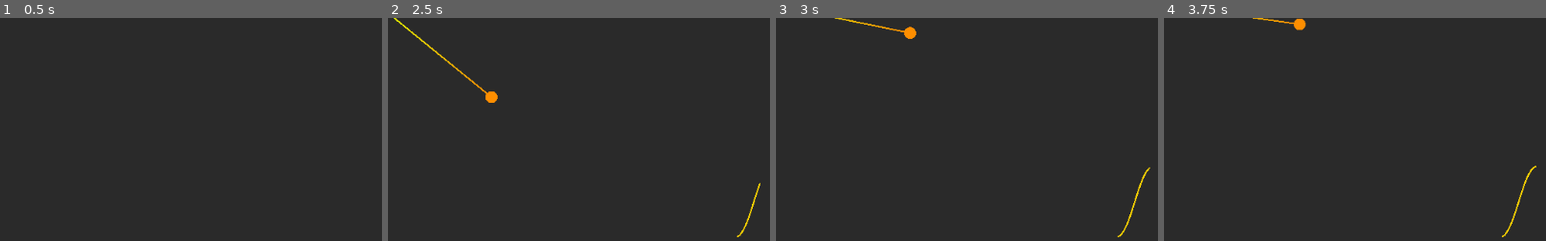
Above: before the commit, frames 1-4 (left to right).
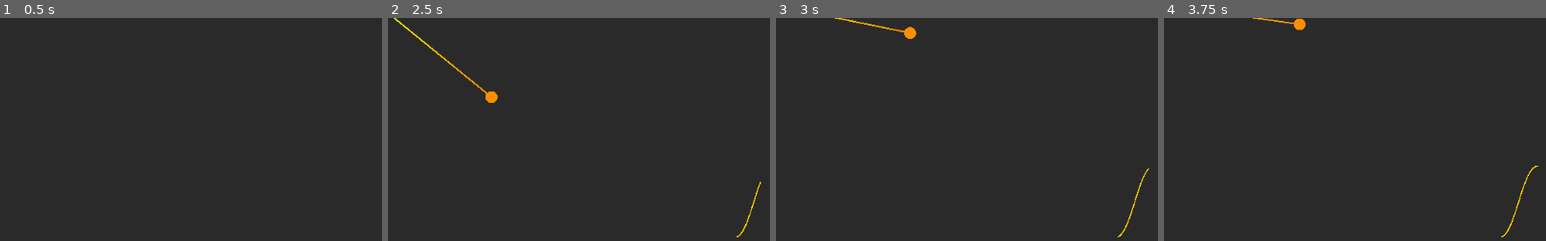
Above: after the commit, the same moments.

Repository: NuclearPhoenixx/Physics-Pendulum
Game: Godot game, scene res://scene/main.tscn
Two runs of this game, one before a commit and one after it. Both use one fixed random seed, a clock stepped at 60 frames per second and the inputs below.
Inputs:
- Up to frame 1 (0.5 s): no input
- Up to frame 2 (2.5 s): click "START" at 0.5 s; click "STOP" at 1.25 s; click "START" at 2 s
- Up to frame 3 (3 s): click "STOP" at 2.75 s
- Up to frame 4 (3.75 s): click "START" at 3.5 s
The pictures show only the part of the screen within x 50-100%, y 50-100%; the shares and areas given below are measured in that part.

Frame 1 is identical in both runs. In frame 2, less than 0.1% of the frame differs, in the area x 91-98%, y 73-99%; in frame 3, less than 0.1%, in the area x 89-98%, y 66-99%; in frame 4, less than 0.1%.

Commit message:
misc graph update

Diff:
--- a/project.godot
+++ b/project.godot
@@ -19,6 +19,10 @@
 run/main_scene="res://scene/main.tscn"
 config/icon="res://icon.png"
 
+[debug]
+
+gdscript/warnings/unused_argument=false
+
 [display]
 
 window/dpi/allow_hidpi=true
--- a/scene/main.tscn
+++ b/scene/main.tscn
@@ -55,7 +55,7 @@
 margin_bottom = 68.0
 
 [node name="Time" type="Label" parent="StatHUD"]
-margin_right = 63.0
+margin_right = 59.0
 margin_bottom = 14.0
 text = "Time: 0 s"
 script = ExtResource( 3 )
@@ -63,7 +63,7 @@
 [node name="Angle" type="Label" parent="StatHUD"]
 pause_mode = 2
 margin_top = 18.0
-margin_right = 63.0
+margin_right = 59.0
 margin_bottom = 32.0
 text = "phi"
 script = ExtResource( 4 )
@@ -71,7 +71,7 @@
 [node name="Velocity" type="Label" parent="StatHUD"]
 pause_mode = 2
 margin_top = 36.0
-margin_right = 63.0
+margin_right = 59.0
 margin_bottom = 50.0
 text = "v"
 script = ExtResource( 5 )
@@ -79,7 +79,7 @@
 [node name="AngularV" type="Label" parent="StatHUD"]
 pause_mode = 2
 margin_top = 54.0
-margin_right = 63.0
+margin_right = 59.0
 margin_bottom = 68.0
 text = "w"
 script = ExtResource( 6 )
@@ -205,7 +205,7 @@
 margin_top = -55.0
 
 [node name="Graph" type="Line2D" parent="Container"]
-width = 2.0
+width = 1.5
 default_color = Color( 1, 0.843137, 0, 1 )
 texture_mode = 1063256064
 joint_mode = 2
@@ -214,7 +214,7 @@
 script = ExtResource( 16 )
 
 [node name="Timer" type="Timer" parent="Container"]
-wait_time = 0.1
+wait_time = 0.08
 autostart = true
 [connection signal="text_entered" from="ControlGUI/Settings/Angle" to="ControlGUI/Settings/Angle" method="_on_Angle_text_entered"]
 [connection signal="text_entered" from="ControlGUI/Settings/Length" to="ControlGUI/Settings/Length" method="_on_Length_text_entered"]
Not shown, changed: docs/index.html
Not shown, changed: docs/index.js
Not shown, changed: docs/index.pck
Not shown, changed: docs/index.wasm
